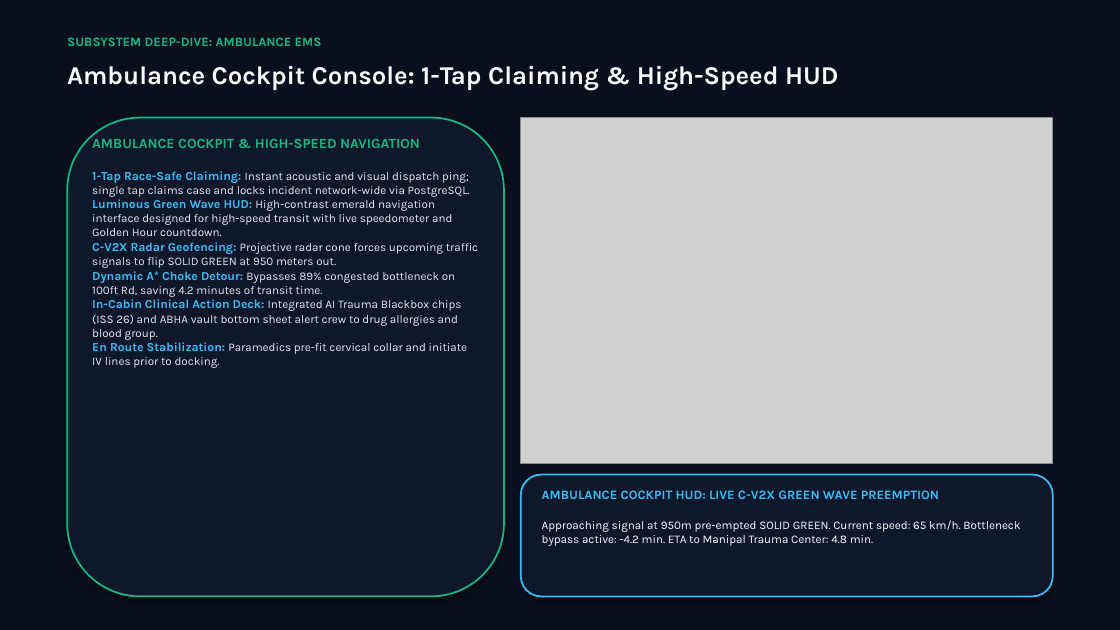
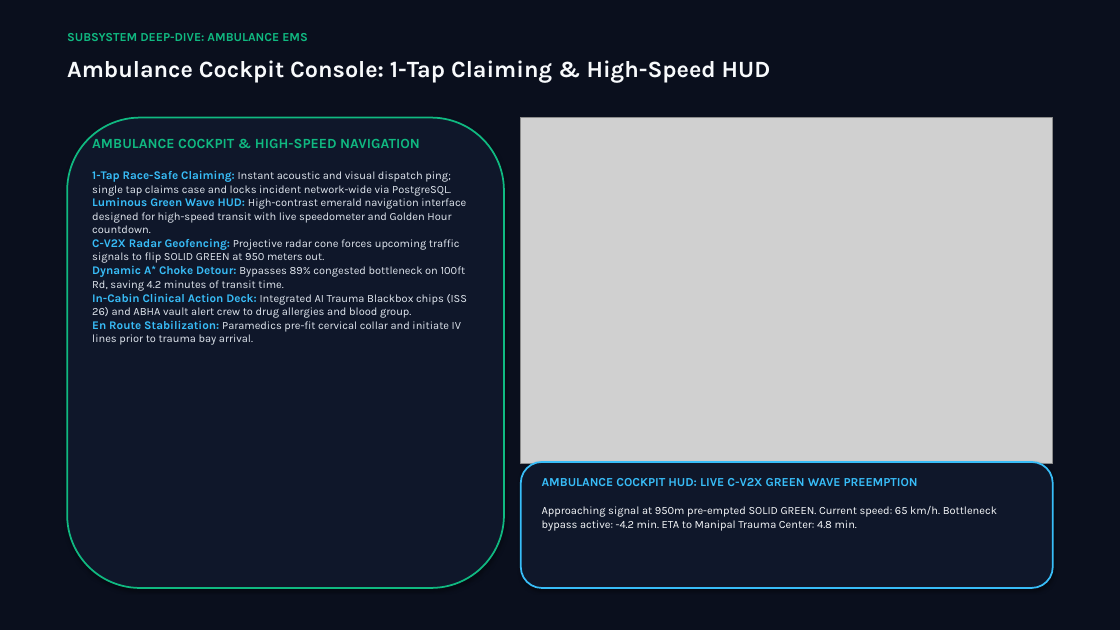
Before and after one commit to StevinJoseph22/Rakshak-AI, a slide deck: slide 11 of Vikist Blueprint/2. PITCH FILES/Rakshak_AI_Master_Presentation.pptx (slide 9 before the commit). Drawn at 1120x630 pixels with LibreOffice and Linux fonts; fonts in the diff are those of the drawing; grey boxes stand for pictures. Boxes give left, top, right and bottom in pixels: in the first picture for what was removed or moved away, otherwise in the second. Text is boxed around its words. In the diff, an @@ line names an element or a change of style, - is before the commit and + after.

```diff
--- a/Vikist Blueprint/2. PITCH FILES/Rakshak_AI_Master_Presentation.pptx
+++ b/Vikist Blueprint/2. PITCH FILES/Rakshak_AI_Master_Presentation.pptx
@@ text "SUBSYSTEM DEEP-DIVE: AMBULANCE EMS" at bbox=[67, 33, 308, 41]: size 11 to 10.5 pt @@
@@ text "Ambulance Cockpit Console: 1-Tap Claiming ..." at bbox=[67, 60, 771, 83]: size 22 to 20 pt @@
@@ rounded rectangle: place and size @@
-rounded rectangle at bbox=[67, 118, 504, 597]
+rounded rectangle at bbox=[67, 118, 504, 588]
@@ text at bbox=[92, 170, 466, 291]: size 10.5 to 10 pt in "1-Tap Race-Safe Claiming:", "Luminous Green Wave HUD:", "C-V2X Radar Geofencing:", "Dynamic A* Choke Detour:"; size 10 to 9.5 pt in "Instant acoustic and visual dispatch ping; single ...", "High-contrast emerald navigation interface designed for high ...", "Projective radar cone forces upcoming traffic signals ...", "Bypasses 89% congested bottleneck on 100ft Rd, ..." @@
@@ text at bbox=[92, 293, 467, 345]: text changed; size 10 to 9.5 pt @@
-In-Cabin Clinical Action Deck: Integrated AI Trauma Blackbox chips (ISS 26) and ABHA vault bottom sheet alert crew to drug allergies and blood group.
-En Route Stabilization: Paramedics pre-fit cervical collar and initiate IV lines prior to docking.
+In-Cabin Clinical Action Deck: Integrated AI Trauma Blackbox chips (ISS 26) and ABHA vault alert crew to drug allergies and blood group.
+En Route Stabilization: Paramedics pre-fit cervical collar and initiate IV lines prior to trauma bay arrival.
@@ rounded rectangle: place and size @@
-rounded rectangle at bbox=[521, 475, 1053, 597]
+rounded rectangle at bbox=[521, 462, 1053, 588]
@@ text "AMBULANCE COCKPIT HUD: LIVE C-V2X ...": place and size @@
-text "AMBULANCE COCKPIT HUD: LIVE C-V2X ..." at bbox=[542, 490, 1020, 546]
+text "AMBULANCE COCKPIT HUD: LIVE C-V2X ..." at bbox=[542, 478, 997, 531]
@@ text "AMBULANCE COCKPIT HUD: LIVE C-V2X ..." at bbox=[542, 478, 997, 531]: size 11 to 10.5 pt in "AMBULANCE COCKPIT HUD: LIVE C-V2X GREEN WAVE ..."; size 10 to 9.5 pt in "Approaching signal at 950m pre-empted SOLID GREEN. ..." @@
```
Also in this commit, not shown: 15 other slides changed, 4 slides added, 2 slides removed, 8 other files.
